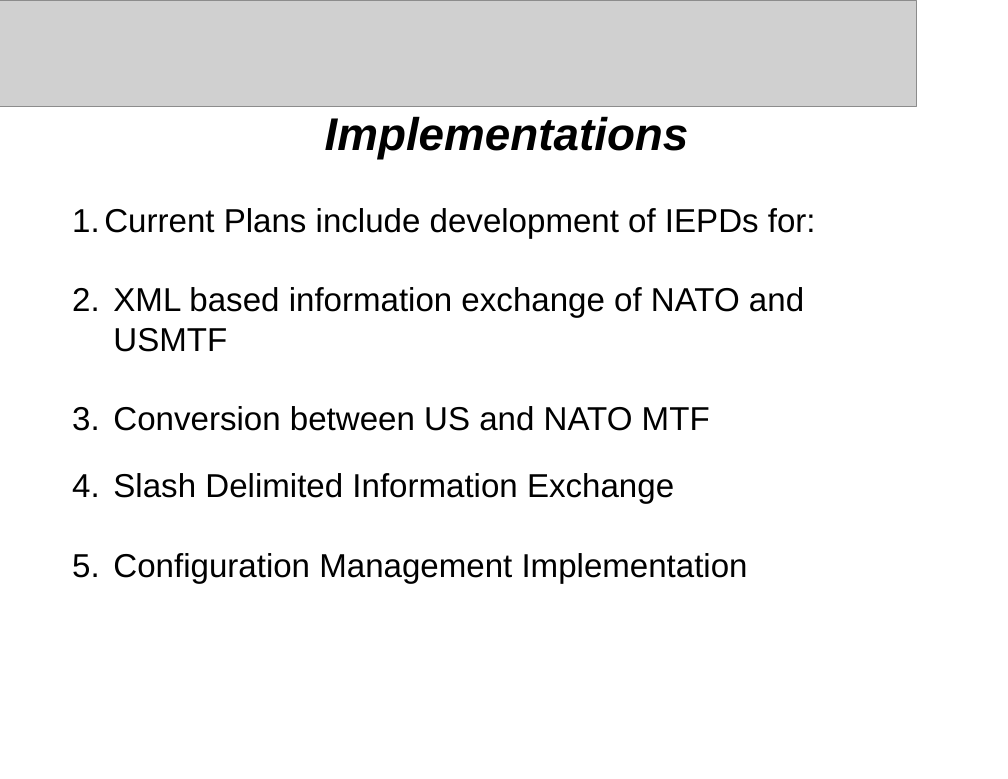
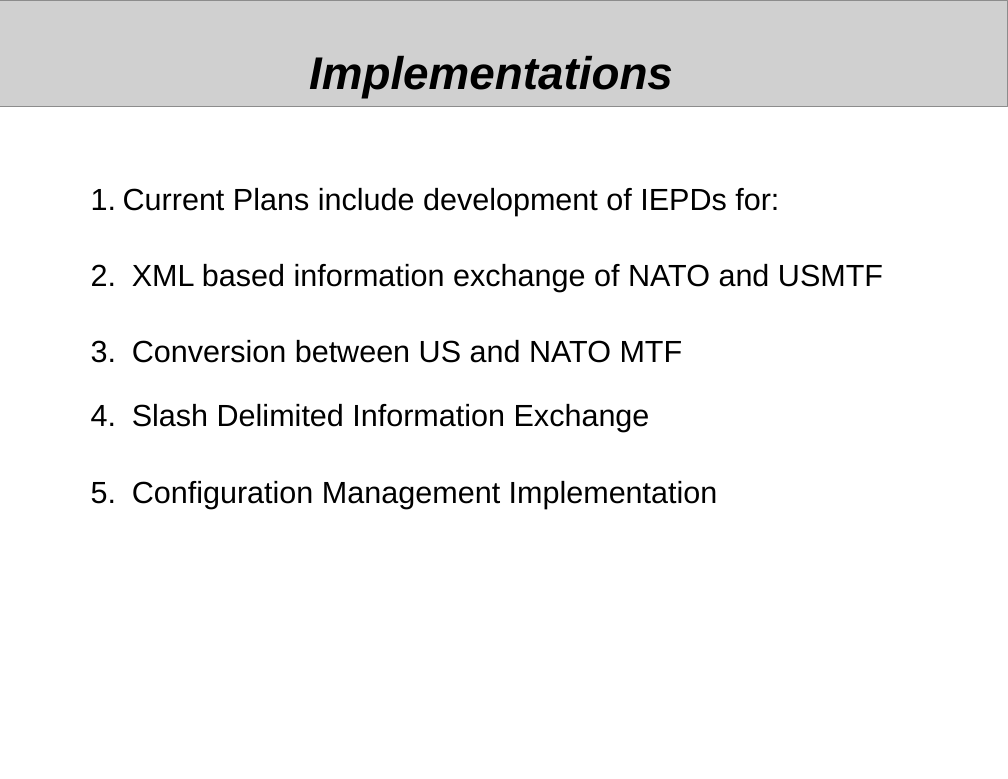
Before and after one commit to mil-oss/MTFXML, a slide deck: slide 4 of NCDF_MTF/Doc/NATO_MTF_NCDF.odp. Drawn at 1008x779 pixels with LibreOffice and Linux fonts; fonts in the diff are those of the drawing; grey boxes stand for pictures. Boxes give left, top, right and bottom in pixels: in the first picture for what was removed or moved away, otherwise in the second. Text is boxed around its words. In the diff, an @@ line names an element or a change of style, - is before the commit and + after.

```diff
--- a/NCDF_MTF/Doc/NATO_MTF_NCDF.odp
+++ b/NCDF_MTF/Doc/NATO_MTF_NCDF.odp
@@ picture: place and size @@
-picture at bbox=[0, 0, 916, 106]
+picture at bbox=[0, 0, 1008, 106]
@@ text "Implementations": place and size @@
-text "Implementations" at bbox=[325, 116, 689, 159]
+text "Implementations" at bbox=[309, 55, 673, 99]
@@ text "Current Plans include development of ...": place and size @@
-text "Current Plans include development of ..." at bbox=[104, 208, 816, 583]
+text "Current Plans include development of ..." at bbox=[123, 188, 883, 509]
@@ text "Current Plans include development of ..." at bbox=[123, 188, 883, 509]: size 26 to 24 pt @@
```
Also in this commit, not shown: 6 other slides changed, 12 other files.
